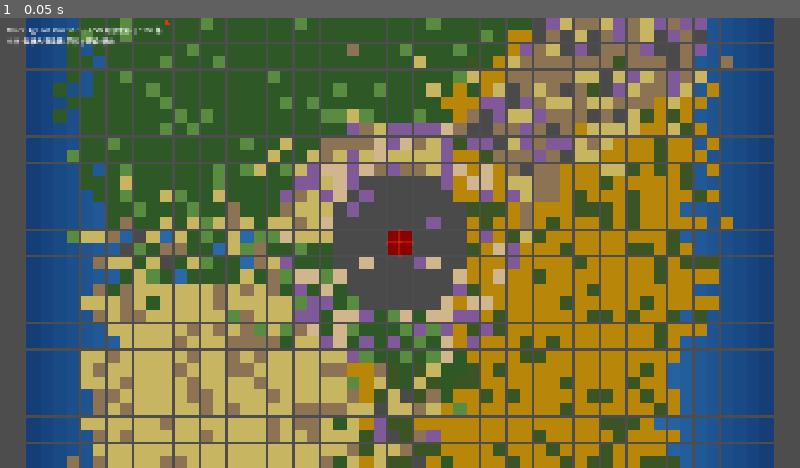
Above: before the commit, frame 1.
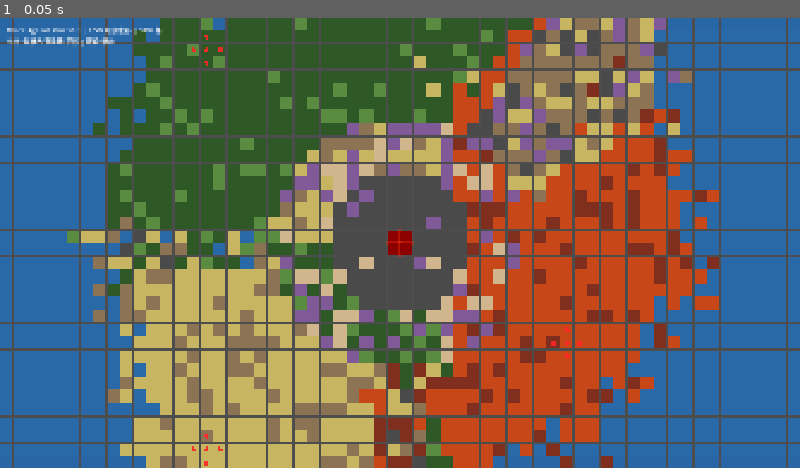
Above: after the commit, the same moment.

Repository: yushuis404-byte/three-against-one
Game: Godot game, scene res://scenes/main.tscn
Same seed, same stepped clock (60 frames per second), same inputs: the game is played once before the commit and once after it.
Inputs:
- Up to frame 1 (0.05 s): no input

The runs differ from the first frame. In frame 1, 44% of the frame differs, in the area x 0-100%, y 0-100%.

Commit message:
调整了地图形态，扩张了海洋面积，定了出生点位置

Diff:
--- a/scripts/camera_controller_2d.gd
+++ b/scripts/camera_controller_2d.gd
@@ -4,7 +4,7 @@
 
 const PAN_BUTTON := KEY_SPACE
 const ZOOM_SPEED := 0.08
-const ZOOM_MIN := Vector2(0.3, 0.3)
+const ZOOM_MIN := Vector2(0.5, 0.5)
 const ZOOM_MAX := Vector2(2.5, 2.5)
 const ZOOM_DEFAULT := Vector2(1.0, 1.0)
 const PAN_SPEED := 1.0
@@ -12,11 +12,13 @@
 
 # 地图边界（世界坐标）
 const TILE_SIZE := 32.0
-const GRID_SIZE := 56
-const GRID_EXTENT := GRID_SIZE / 2.0 * TILE_SIZE  # 896
+const GRID_COLS := 100
+const GRID_ROWS := 56
+const GRID_EXTENT_X := GRID_COLS / 2.0 * TILE_SIZE  # 1600
+const GRID_EXTENT_Y := GRID_ROWS / 2.0 * TILE_SIZE  # 896
 const MARGIN := 200.0
-const BOUNDS_MIN := Vector2(-GRID_EXTENT - MARGIN, -GRID_EXTENT - MARGIN)
-const BOUNDS_MAX := Vector2(GRID_EXTENT + MARGIN, GRID_EXTENT + MARGIN)
+const BOUNDS_MIN := Vector2(-GRID_EXTENT_X - MARGIN, -GRID_EXTENT_Y - MARGIN)
+const BOUNDS_MAX := Vector2(GRID_EXTENT_X + MARGIN, GRID_EXTENT_Y + MARGIN)
 
 var _panning := false
 var _target_zoom := ZOOM_DEFAULT
--- a/scripts/grid_manager_2d.gd
+++ b/scripts/grid_manager_2d.gd
@@ -1,12 +1,16 @@
 extends Node2D
-## 56×56 开放世界地形生成器 (2D)
+## 100×56 开放世界地形生成器 (2D)
 ## v12: 三阵营领地 + 三野外缓冲区 + 中央巨龙山体 + 周围资源带 + 无尽之海
 ## 2.5D 渲染：_draw() + draw_rect() —— 无独立节点，性能最优
 
-const GRID_SIZE := 56
+const GRID_SIZE := 56    # 陆地网格（6阶段管线使用）
+const GRID_COLS := 100   # 总网格宽（陆地+左右海洋）
+const GRID_ROWS := 56    # 总网格高
+const LAND_OFFSET_X := 22  # 陆地左偏移，居中放置
 const TILE_SIZE := 32.0  # 像素
 
-var center := Vector2(27.5, 27.5)
+var center := Vector2(27.5, 27.5)          # 陆地中心（管线使用）
+var grid_center := Vector2((GRID_COLS - 1) * 0.5, (GRID_ROWS - 1) * 0.5)  # 全网格中心
 
 # ========== 巨龙山体参数 ==========
 const NEST_RADIUS := 1.5
@@ -14,19 +18,19 @@
 const RESOURCE_OUTER := 9.5
 
 # ========== 阵营种子点 ==========
-const ELF_SEED   := Vector2(10, 10)
-const DWARF_SEED := Vector2(10, 46)
-const ORC_SEED   := Vector2(46, 46)
-
-# 出生点十字簇（每阵营 5 格）
+const ELF_SEED   := Vector2(13, 13)
+const DWARF_SEED := Vector2(13, 43)
+const ORC_SEED   := Vector2(43, 43)
+
+# 出生点十字簇（每阵营 5 格，陆地坐标，渲染时自动偏移）
 const ELF_SPAWN: Array[Vector2i] = [
-	Vector2i(9, 10), Vector2i(10, 9), Vector2i(10, 10), Vector2i(10, 11), Vector2i(11, 10),
+	Vector2i(12, 13), Vector2i(13, 12), Vector2i(13, 13), Vector2i(13, 14), Vector2i(14, 13),
 ]
 const DWARF_SPAWN: Array[Vector2i] = [
-	Vector2i(9, 46), Vector2i(10, 45), Vector2i(10, 46), Vector2i(10, 47), Vector2i(11, 46),
+	Vector2i(12, 43), Vector2i(13, 42), Vector2i(13, 43), Vector2i(13, 44), Vector2i(14, 43),
 ]
 const ORC_SPAWN: Array[Vector2i] = [
-	Vector2i(45, 46), Vector2i(46, 45), Vector2i(46, 46), Vector2i(46, 47), Vector2i(47, 46),
+	Vector2i(39, 35), Vector2i(40, 34), Vector2i(40, 35), Vector2i(40, 36), Vector2i(41, 35),
 ]
 
 # ========== 区域分类阈值 ==========
@@ -69,14 +73,14 @@
 
 
 func _ready() -> void:
-	print("[Grid2D] 生成 v12 开放世界地图 (56x56)...")
+	print("[Grid2D] 生成 v12 开放世界地图 (100x56)...")
 	_generate_terrain()
 	queue_redraw()
 	_print_stats()
 
 
 # ============================================================
-# 生成管线 —— 6 阶段分层掩码
+# 生成管线 —— 6 阶段分层掩码 + 扩展
 # ============================================================
 
 func _generate_terrain() -> void:
@@ -97,6 +101,26 @@
 	_phase4_territories()
 	_phase5_impassable()
 	_phase6_assign_terrain()
+
+	# Step 7: 扩展至 100x56，居中放置，左右填海洋
+	var expanded_terrain: Array = []
+	var expanded_zone: Array = []
+	for y in range(GRID_ROWS):
+		var trow: Array = []
+		var zrow: Array = []
+		for x in range(GRID_COLS):
+			trow.append(TerrainData.Terrain.WATER)
+			zrow.append(ZoneTag.OCEAN)
+		expanded_terrain.append(trow)
+		expanded_zone.append(zrow)
+
+	for y in range(GRID_SIZE):
+		for x in range(GRID_SIZE):
+			expanded_terrain[y][x + LAND_OFFSET_X] = terrain_grid[y][x]
+			expanded_zone[y][x + LAND_OFFSET_X] = zone_grid[y][x]
+
+	terrain_grid = expanded_terrain
+	zone_grid = expanded_zone
 
 
 # ============================================================
@@ -158,6 +182,9 @@
 	const NE_BOOST := 3.5
 	const NOISE_AMPLITUDE := 2.0
 	const SHELF_BAND := 2.0
+	const CORNER_ROUNDING := 4.0
+	const ROUNDING_POWER := 1.5
+	const ROUNDING_NOISE := 0.3
 
 	for y in range(GRID_SIZE):
 		for x in range(GRID_SIZE):
@@ -168,6 +195,11 @@
 
 			var edge := float(min(min(x, y), min(GRID_SIZE - 1 - x, GRID_SIZE - 1 - y)))
 			var angle := atan2(y - center.y, x - center.x)
+
+			# 椭圆化：沿对角方向加深切割，使陆地近似椭圆
+			var diagonal_factor := pow(abs(sin(angle * 2.0)), ROUNDING_POWER)
+			var rounding_noise := _simple_hash(x, y, 999) * ROUNDING_NOISE * diagonal_factor
+			edge -= (diagonal_factor + rounding_noise) * CORNER_ROUNDING
 
 			# NE bulge
 			var ne_factor := _angular_proximity(angle, deg_to_rad(45.0), deg_to_rad(40.0))
@@ -484,18 +516,18 @@
 	var ts := TILE_SIZE - 2.0
 	var half := ts / 2.0
 
-	for y in range(GRID_SIZE):
-		for x in range(GRID_SIZE):
+	for y in range(GRID_ROWS):
+		for x in range(GRID_COLS):
 			var t: int = terrain_grid[y][x]
 			if t == TerrainData.Terrain.VOID:
 				continue
 
 			var color := TerrainData.get_color(t as TerrainData.Terrain)
 
-			# 水域深度渐变
+			# 水域深度渐变（基于距海洋边缘距离）
 			if t == TerrainData.Terrain.WATER:
-				var edge := float(min(min(x, y), min(GRID_SIZE - 1 - x, GRID_SIZE - 1 - y)))
-				var depth_factor := clampf(1.0 - edge / 9.0, 0.0, 1.0)
+				var edge_dist := float(min(min(x, y), min(GRID_COLS - 1 - x, GRID_ROWS - 1 - y)))
+				var depth_factor := clampf(1.0 - edge_dist / 12.0, 0.0, 1.0)
 				var deep_blue := Color(0.04, 0.15, 0.35, 1.0)
 				color = color.lerp(deep_blue, depth_factor * 0.7)
 			var world_pos := grid_to_world(x, y)
@@ -516,15 +548,15 @@
 	const SPAWN_COLOR := Color(1.0, 0.15, 0.15, 0.9)
 
 	for cell in ELF_SPAWN:
-		var pos := grid_to_world(cell.x, cell.y)
+		var pos := grid_to_world(cell.x + LAND_OFFSET_X, cell.y)
 		draw_circle(pos, SPAWN_RADIUS, SPAWN_COLOR)
 
 	for cell in DWARF_SPAWN:
-		var pos := grid_to_world(cell.x, cell.y)
+		var pos := grid_to_world(cell.x + LAND_OFFSET_X, cell.y)
 		draw_circle(pos, SPAWN_RADIUS, SPAWN_COLOR)
 
 	for cell in ORC_SPAWN:
-		var pos := grid_to_world(cell.x, cell.y)
+		var pos := grid_to_world(cell.x + LAND_OFFSET_X, cell.y)
 		draw_circle(pos, SPAWN_RADIUS, SPAWN_COLOR)
 
 
@@ -535,14 +567,14 @@
 func _print_stats() -> void:
 	var counts: Dictionary = {}
 	var zone_counts: Dictionary = {}
-	for y in range(GRID_SIZE):
-		for x in range(GRID_SIZE):
+	for y in range(GRID_ROWS):
+		for x in range(GRID_COLS):
 			var t: int = terrain_grid[y][x]
 			counts[t] = counts.get(t, 0) + 1
 			var z: int = zone_grid[y][x]
 			zone_counts[z] = zone_counts.get(z, 0) + 1
 
-	print("\n========== v12 开放世界地形统计 (2D) ==========")
+	print("\n========== v12 开放世界地形统计 (100x56) ==========")
 	for t: int in counts:
 		var name: String = TerrainData.get_terrain_name(t as TerrainData.Terrain)
 		print("  %s: %d 格" % [name, counts[t]])
@@ -590,10 +622,10 @@
 	print("  资源带: %d 格" % zone_counts.get(ZoneTag.RESOURCE_RING, 0))
 	print("  阵营领地合计: %d 格" % territory_total)
 	print("  缓冲区合计: %d 格" % buffer_total)
-	print("  海洋: %d 格" % water_total)
+	print("  陆地海洋: %d 格" % water_total)
 	print("  不可到达(VOID+散落): %d 格" % (void_total + impassable_total))
-	var total_rendered := GRID_SIZE * GRID_SIZE - void_total
-	print("  渲染格数: %d / %d" % [total_rendered, GRID_SIZE * GRID_SIZE])
+	var total_rendered := GRID_COLS * GRID_ROWS - void_total
+	print("  渲染格数: %d / %d" % [total_rendered, GRID_COLS * GRID_ROWS])
 	print("============================================\n")
 
 
@@ -602,13 +634,13 @@
 # ============================================================
 
 func get_terrain_at(x: int, y: int) -> int:
-	if x < 0 or x >= GRID_SIZE or y < 0 or y >= GRID_SIZE:
+	if x < 0 or x >= GRID_COLS or y < 0 or y >= GRID_ROWS:
 		return TerrainData.Terrain.VOID
 	return terrain_grid[y][x]
 
 
 func grid_to_world(grid_x: int, grid_y: int) -> Vector2:
-	var world_offset := Vector2(-center.x * TILE_SIZE, -center.y * TILE_SIZE)
+	var world_offset := Vector2(-grid_center.x * TILE_SIZE, -grid_center.y * TILE_SIZE)
 	return Vector2(
 		grid_x * TILE_SIZE + world_offset.x,
 		grid_y * TILE_SIZE + world_offset.y
@@ -617,15 +649,15 @@
 
 func get_rendered_count() -> int:
 	var count := 0
-	for y in range(GRID_SIZE):
-		for x in range(GRID_SIZE):
+	for y in range(GRID_ROWS):
+		for x in range(GRID_COLS):
 			if terrain_grid[y][x] != TerrainData.Terrain.VOID:
 				count += 1
 	return count
 
 
 func world_to_grid(world_pos: Vector2) -> Vector2i:
-	var world_offset := Vector2(-center.x * TILE_SIZE, -center.y * TILE_SIZE)
+	var world_offset := Vector2(-grid_center.x * TILE_SIZE, -grid_center.y * TILE_SIZE)
 	var gx := int(roundf((world_pos.x - world_offset.x) / TILE_SIZE))
 	var gy := int(roundf((world_pos.y - world_offset.y) / TILE_SIZE))
 	return Vector2i(gx, gy)
--- a/scripts/terrain_data.gd
+++ b/scripts/terrain_data.gd
@@ -25,8 +25,8 @@
 		Terrain.MOUNTAIN_DWARF: return Color(0.55, 0.45, 0.33)
 		Terrain.FOREST_ELF:     return Color(0.18, 0.35, 0.15)
 		Terrain.GLADE_ELF:      return Color(0.35, 0.55, 0.25)
-		Terrain.WASTELAND_ORC:  return Color(0.72, 0.53, 0.04)
-		Terrain.SWAMP_ORC:      return Color(0.23, 0.33, 0.14)
+		Terrain.WASTELAND_ORC:  return Color(0.78, 0.28, 0.10)
+		Terrain.SWAMP_ORC:      return Color(0.50, 0.18, 0.12)
 		Terrain.DRAGON_MOUNT:   return Color(0.29, 0.29, 0.29)
 		Terrain.DRAGON_NEST:    return Color(0.55, 0.0, 0.0)
 		Terrain.CORRIDOR:       return Color(0.82, 0.71, 0.55)
Not shown, added: CLAUDE.md
Not shown, added: 开发路径表.md
